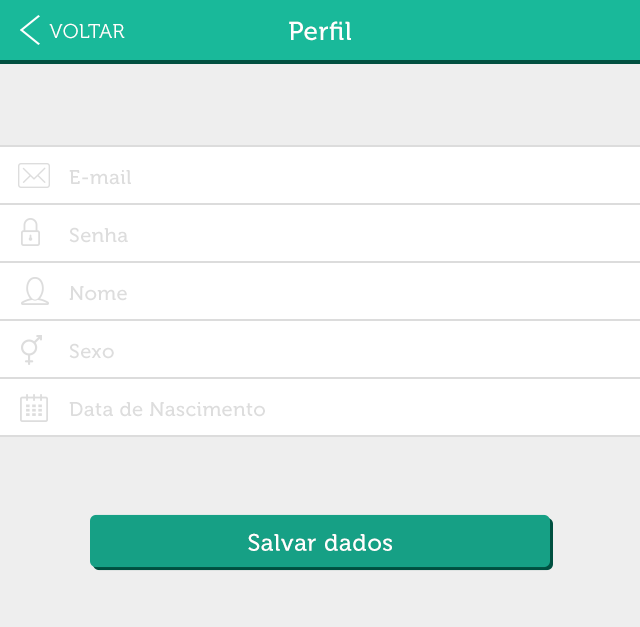
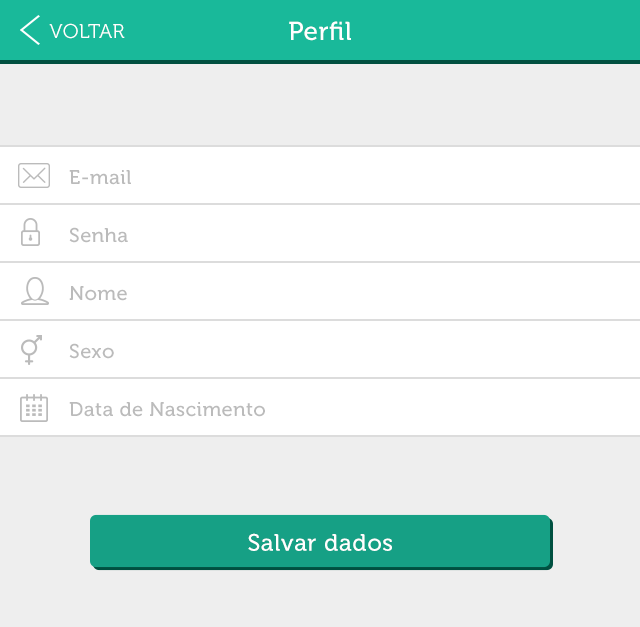
Layered file, before and after one edit (640×627). Changes by layer:
painted on "Data de Nascimento" over [69, 402, 265, 417]
painted on "Sexo" over [69, 343, 114, 359]
painted on "Nome" over [69, 286, 127, 301]
painted on "Senha" over [69, 227, 128, 243]
painted on "E-mail" over [69, 170, 131, 185]
